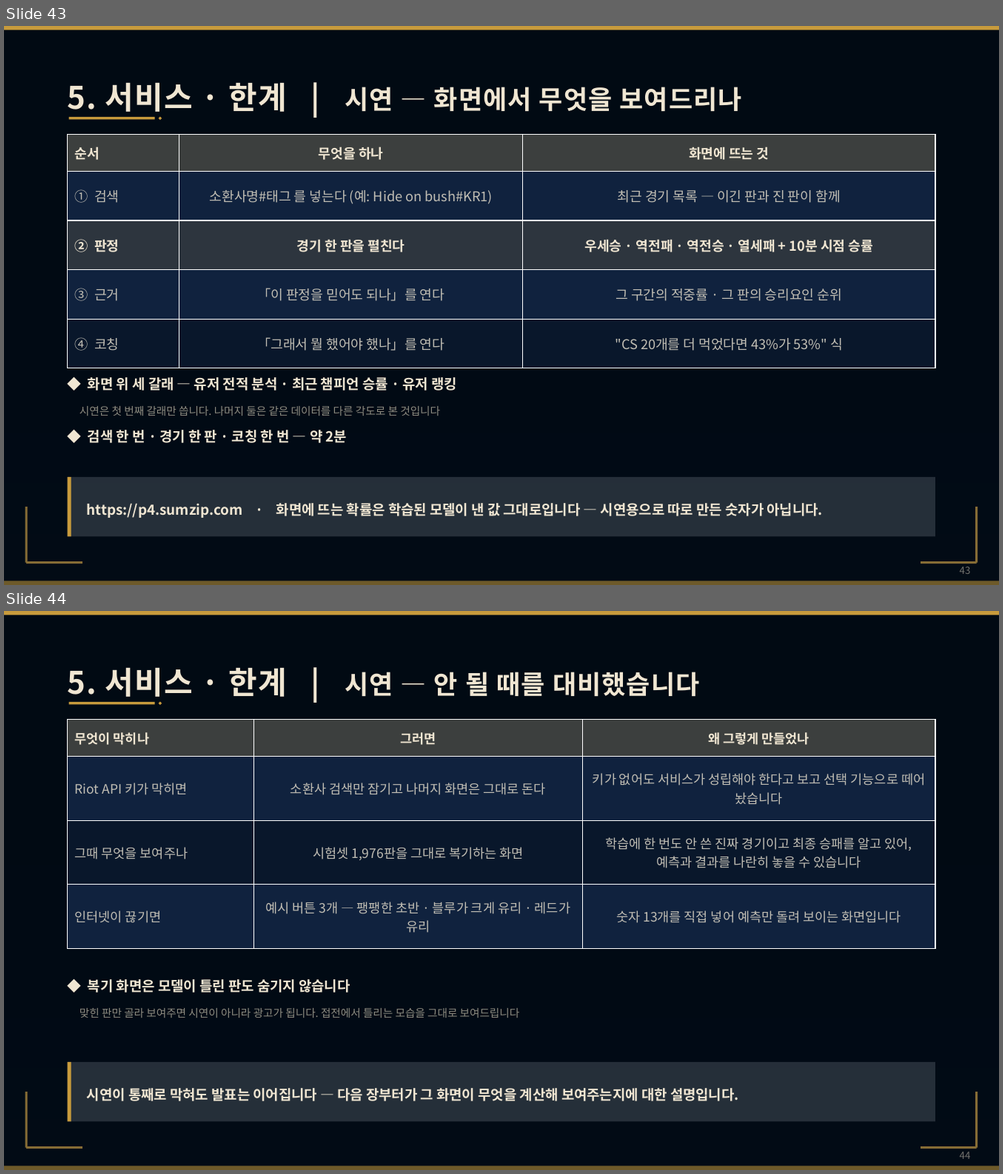
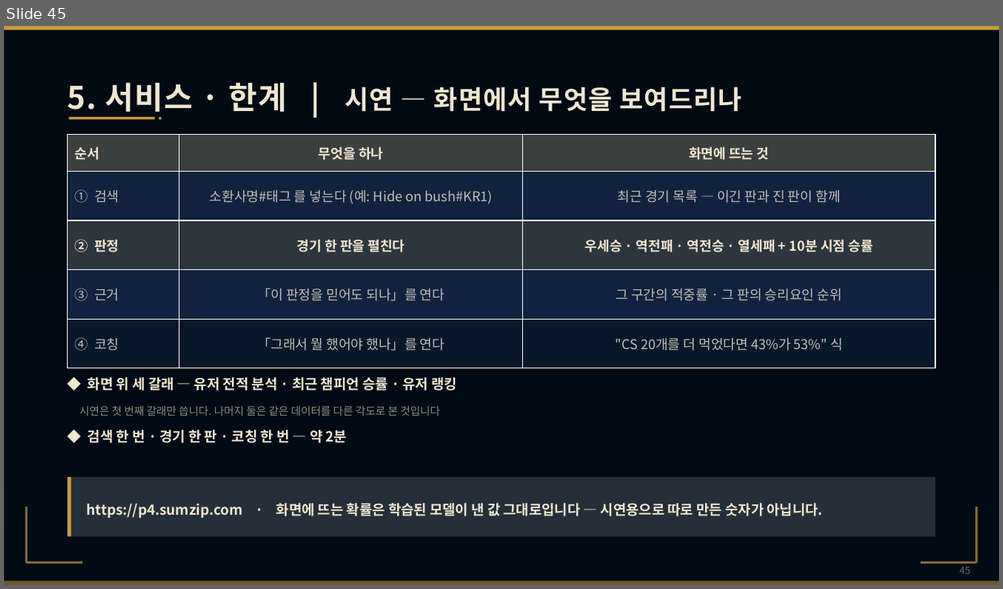
Before and after one commit to wpalswpa/project2608, a slide deck: LOLEX_발표_발표용 사본.pptx. Shown one above the other, each under a label of ours: slides 43 and 44 before the commit, slide 45 after it. The pictures are 1003x1174 and 1003x589 pixels, drawn with LibreOffice and Linux fonts; fonts in the diff are those of the drawing; background and template pictures are left out; a plain dark background stands for a picture behind light text. Boxes give left, top, right and bottom in pixels: in the first picture for what was removed or moved away, otherwise in the second. Text is boxed around its words. In the diff, an @@ line names an element or a change of style, - is before the commit and + after.

```diff
--- a/LOLEX_발표_발표용 사본.pptx
+++ b/LOLEX_발표_발표용 사본.pptx
@@ slide 44 removed at [4, 611, 999, 1170], background picture (left out) @@
@@ rectangle removed at [4, 611, 999, 1170] @@
@@ rectangle removed at [4, 611, 999, 1170] @@
@@ rectangle removed at [4, 611, 999, 615] @@
@@ text removed at [68, 667, 699, 702] @@
-5. 서비스 · 한계 | 시연 — 안 될 때를 대비했습니다
@@ table removed at [68, 719, 935, 949], 4 rows, 3 columns @@
-무엇이 막히나 | 그러면 | 왜 그렇게 만들었나
-Riot API 키가 막히면 | 소환사 검색만 잠기고 나머지 화면은 그대로 돈다 | 키가 없어도 서비스가 성립해야 한다고 보고 선택 기능으로 떼어 놨습니다
-그때 무엇을 보여주나 | 시험셋 1,976판을 그대로 복기하는 화면 | 학습에 한 번도 안 쓴 진짜 경기이고 최종 승패를 알고 있어, 예측과 결과를 나란히 놓을 수 있습니다
-인터넷이 끊기면 | 예시 버튼 3개 — 팽팽한 초반 · 블루가 크게 유리 · 레드가 유리 | 숫자 13개를 직접 넣어 예측만 돌려 보이는 화면입니다
@@ rectangle removed at [69, 702, 155, 705] @@
@@ diamond removed at [159, 702, 162, 705] @@
@@ text removed at [79, 980, 520, 1018] @@
-◆ 복기 화면은 모델이 틀린 판도 숨기지 않습니다
-맞힌 판만 골라 보여주면 시연이 아니라 광고가 됩니다. 접전에서 틀리는 모습을 그대로 보여드립니다
@@ rectangle removed at [68, 1062, 935, 1122] @@
@@ rectangle removed at [68, 1062, 71, 1122] @@
@@ rectangle removed at [25, 1092, 27, 1148] @@
@@ text removed at [87, 1088, 739, 1102] @@
-시연이 통째로 막혀도 발표는 이어집니다 — 다음 장부터가 그 화면이 무엇을 계산해 보여주는지에 대한 설명입니다.
@@ rectangle removed at [976, 1092, 978, 1148] @@
@@ rectangle removed at [26, 1147, 82, 1149] @@
@@ rectangle removed at [920, 1147, 976, 1149] @@
@@ page number removed at [959, 1152, 970, 1159] @@
-44
@@ rectangle removed at [4, 1167, 999, 1170] @@
@@ what was slide 43 is now slide 45 @@
@@ page number at [959, 567, 970, 574]: text changed @@
-43
+45
```
Also in this commit, not shown: 7 slides changed, 1 other slide removed, 3 other files.
